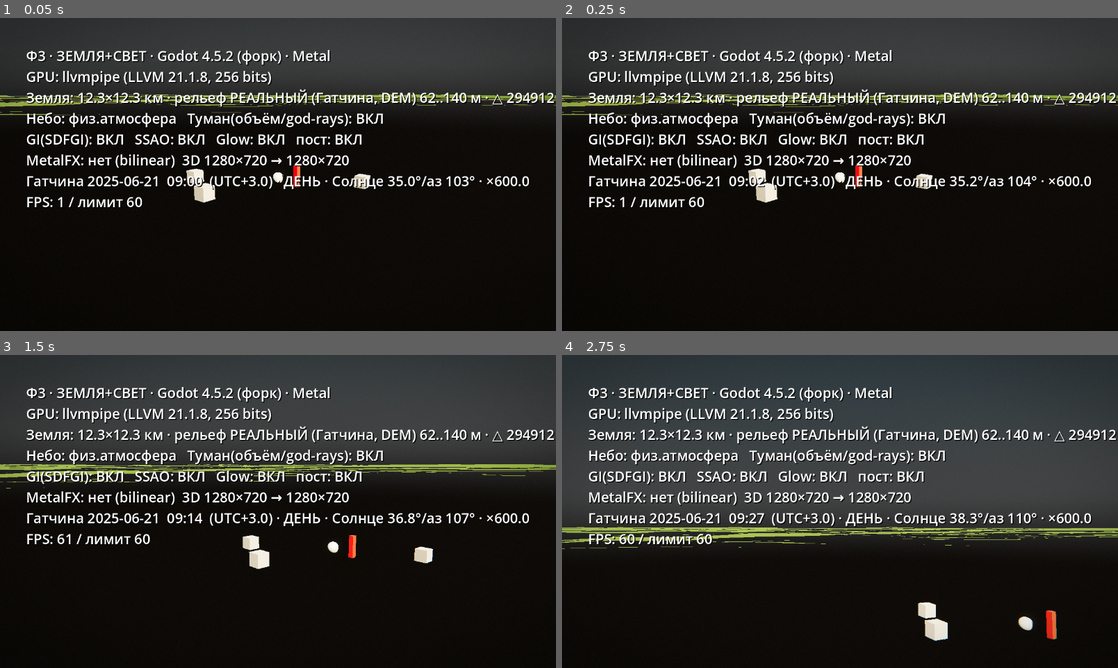
Above: before the commit, frames 1-4 (two rows, left to right).
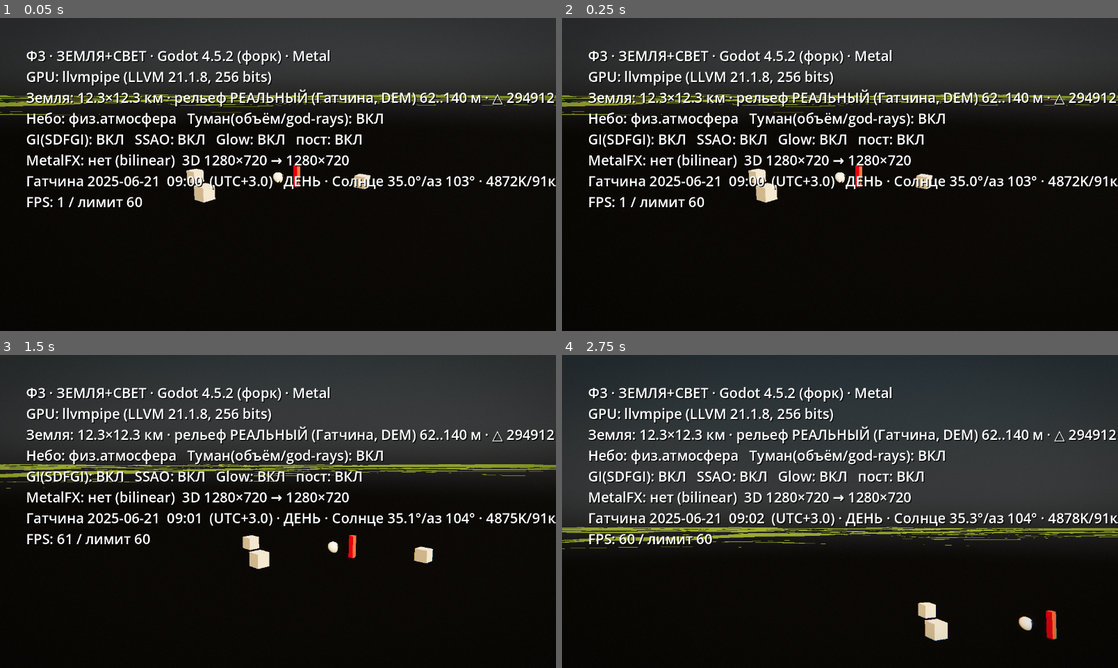
Above: after the commit, the same moments.

Repository: B760m670/mmorpg3dnew
Game: Godot game, scene res://scenes/light_stage.tscn
Same seed, same stepped clock (60 frames per second), same inputs: the game is played once before the commit and once after it.
Inputs (mouse positions are in pixels of both pictures, inside the frame that each line leads up to):
- Up to frame 1 (0.05 s): no input
- Up to frame 2 (0.25 s): no input
- Up to frame 3 (1.5 s): move the mouse to (400, 495) at 0.52 s; click (400, 495) at 0.67 s; drag from (166, 527) to (250, 574) at 1.27 s
- Up to frame 4 (2.75 s): move the mouse to (895, 442) at 2.02 s; click (895, 442) at 2.17 s

The runs differ from the first frame. In frame 1, 0.6% of the frame differs, in the area x 2-100%, y 24-59%; in frame 2, 0.7%; in frame 3, 1.8%; in frame 4, 2.2%, in the area x 0-100%, y 50-92%.

Commit message:
Солнце: ПОЛНАЯ спектральная физика прямого луча + сутки за 24 минуты
Вместо 3-канального приближения — настоящий спектральный конвейер:
- закон Планка при 5778 K, 41 отсчёт 380–780 нм
- атмосферное пропускание по каждой волне: Рэлей (τ550≈0.097, как в
  литературе) + аэрозоль Ангстрёма (α=1.3, β=0.046) + озоновая полоса
  Шаппюи (0.3 атм·см); воздушная масса Kasten–Young
- спектр → CIE XYZ (аналитические CMF Wyman–Sloan–Shirley 2013) →
  линейный sRGB; цветовая температура — McCamy; освещённость в клк с
  калибровкой на внеатмосферные 133.3 клк
- LUT по высоте Солнца (91 узел), интерполяция на кадре — бесплатно
- HUD: ЦТ и клк живьём; time_scale 600→60 (сутки = 24 минуты)

Научная проверка (--spectral-test): вакуум → 5781K (обязано 5778K —
конвейер верен); зенит 5210K/107 клк (реальность ~5200–5500K/100–110 клк);
10°→3749K; 1°→1773K/0.6 клк; монотонность ЦТ — да. СПЕКТР ВЕРЕН.

Co-Authored-By: Claude Fable 5 <noreply@anthropic.com>
Claude-Session: https://claude.ai/code/session_011pJt8xA6v8KEwtPnSYGg9D

Diff:
--- a/game2/scripts/core/world_clock.gd
+++ b/game2/scripts/core/world_clock.gd
@@ -12,7 +12,7 @@
 @export var latitude_deg: float = 59.5648      # Гатчина
 @export var longitude_deg: float = 30.1282     # восток — положительный
 @export var tz_offset_hours: float = 3.0        # для отображения местного времени
-@export var time_scale: float = 600.0           # 1 c реала = 600 c мира (сутки ≈ 2.4 мин)
+@export var time_scale: float = 60.0            # 1 c реала = 60 c мира (сутки = 24 мин)
 
 var utc_unix: float = 0.0                        # мировое время (UTC), секунды
 var sun: DirectionalLight3D                      # ведомый источник (назначается сценой)
@@ -113,41 +113,147 @@
 		sun.light_energy = ce[1]
 		sun_color_temp_k = ce[2]
 
-# --- физический свет Солнца: экстинкция Рэлея по воздушной массе ---
-# Спектр Солнца (5778 K) фильтруется атмосферой; путь через воздух (airmass)
-# растёт к горизонту → синее рассеивается сильнее → закат краснеет и слабеет.
-const BB_5778 := Vector3(1.0, 0.985, 0.955)   # чернотельник 5778 K в sRGB (норм.)
-# зенитные оптические толщи Рэлея по каналам (R~615, G~535, B~465 нм)
-const TAU_R := 0.061
-const TAU_G := 0.113
-const TAU_B := 0.209
+# --- ПОЛНАЯ СПЕКТРАЛЬНАЯ ФИЗИКА прямого солнечного луча ---
+# Спектр: закон Планка при T=5778 K, 41 отсчёт 380..780 нм.
+# Атмосфера, оптическая толща по каждой длине волны τ(λ):
+#   Рэлей: 0.008569·λ⁻⁴(1+0.0113·λ⁻²+0.00013·λ⁻⁴), λ в мкм (τ550≈0.097 — как в лит.)
+#   аэрозоль Ангстрёма: β·λ^−α (α=1.3, β=0.046 — ясный день)
+#   озон, полоса Шаппюи: пик ~602 нм, столб 0.3 атм·см
+# Пропускание T(λ)=exp(−m·τ(λ)), m — воздушная масса Kasten–Young (1989).
+# Цвет: спектр → CIE XYZ (аналитические CMF Wyman–Sloan–Shirley 2013) →
+#   линейный sRGB. Цвет. температура — McCamy (1992). Освещённость — из Y,
+#   калибровка: внеатмосферная освещённость Солнца 133.3 клк.
+# Проверка: run_spectral_test() — в вакууме конвейер обязан дать ≈5778 K.
 const SUN_BASE_ENERGY := 4.3
+const SUN_T_K := 5778.0
+const EXO_ILLUM_KLX := 133.3        # освещённость вне атмосферы, клк
+const SPEC_N := 41
+const LAM0 := 380.0
+const DLAM := 10.0
+
 var sun_color_temp_k: float = 5778.0
+var sun_direct_klx: float = 0.0      # освещённость прямым лучом (клк)
+
+var _lut_ready := false
+var _lut_col: Array[Color] = []
+var _lut_energy: PackedFloat32Array = PackedFloat32Array()
+var _lut_ct: PackedFloat32Array = PackedFloat32Array()
+var _lut_klx: PackedFloat32Array = PackedFloat32Array()
 
 func _airmass(elev_deg: float) -> float:
-	# Kasten–Young (1989): реальный путь через атмосферу, растёт к горизонту
-	var h := maxf(elev_deg, -0.5)
+	# Kasten–Young (1989): реальный путь луча через атмосферу
+	var h := maxf(elev_deg, 0.0)
 	return 1.0 / (sin(h * RAD) + 0.50572 * pow(h + 6.07995, -1.6364))
 
+func _planck(lam_nm: float) -> float:
+	# спектральная плотность излучения (относительная), T = 5778 K
+	var lam := lam_nm * 1e-9
+	return 1.0 / (pow(lam, 5.0) * (exp(0.0143877688 / (lam * SUN_T_K)) - 1.0))
+
+func _tau(lam_nm: float) -> float:
+	var um := lam_nm / 1000.0
+	var um2 := um * um
+	var rayleigh := 0.008569 / (um2 * um2) * (1.0 + 0.0113 / um2 + 0.00013 / (um2 * um2))
+	var aerosol := 0.046 * pow(um, -1.3)
+	var ozone := 0.036 * exp(-0.5 * pow((lam_nm - 602.0) / 55.0, 2.0))
+	return rayleigh + aerosol + ozone
+
+func _cmf_lobe(l: float, mu: float, s1: float, s2: float) -> float:
+	var s := s1 if l < mu else s2
+	return exp(-0.5 * pow((l - mu) / s, 2.0))
+
+func _cmf(l: float) -> Vector3:
+	# CIE 1931 2° через аналитические гауссианы (Wyman–Sloan–Shirley 2013)
+	var x := 1.056 * _cmf_lobe(l, 599.8, 37.9, 31.0) \
+		+ 0.362 * _cmf_lobe(l, 442.0, 16.0, 26.7) \
+		- 0.065 * _cmf_lobe(l, 501.1, 20.4, 26.2)
+	var y := 0.821 * _cmf_lobe(l, 568.8, 46.9, 40.5) \
+		+ 0.286 * _cmf_lobe(l, 530.9, 16.3, 31.1)
+	var z := 1.217 * _cmf_lobe(l, 437.0, 11.8, 36.0) \
+		+ 0.681 * _cmf_lobe(l, 459.0, 26.0, 13.8)
+	return Vector3(x, y, z)
+
+## интеграл спектра через атмосферу (m<0 → вакуум) → XYZ
+func _beam_xyz(m: float) -> Vector3:
+	var acc := Vector3.ZERO
+	for k in range(SPEC_N):
+		var lam := LAM0 + float(k) * DLAM
+		var s := _planck(lam)
+		if m >= 0.0:
+			s *= exp(-m * _tau(lam))
+		acc += _cmf(lam) * s
+	return acc
+
+func _xyz_to_linear_srgb(v: Vector3) -> Color:
+	var r := 3.2406 * v.x - 1.5372 * v.y - 0.4986 * v.z
+	var g := -0.9689 * v.x + 1.8758 * v.y + 0.0415 * v.z
+	var b := 0.0557 * v.x - 0.2040 * v.y + 1.0570 * v.z
+	r = maxf(r, 0.0); g = maxf(g, 0.0); b = maxf(b, 0.0)
+	var mx := maxf(r, maxf(g, b))
+	if mx <= 0.0:
+		return Color.WHITE
+	return Color(r / mx, g / mx, b / mx)
+
+func _mccamy_cct(v: Vector3) -> float:
+	var sum := v.x + v.y + v.z
+	if sum <= 0.0:
+		return 0.0
+	var x := v.x / sum
+	var y := v.y / sum
+	var n := (x - 0.3320) / (0.1858 - y)
+	return 449.0 * n * n * n + 3525.0 * n * n + 6823.3 * n + 5520.33
+
+func _ensure_lut() -> void:
+	if _lut_ready:
+		return
+	var y_vac := _beam_xyz(-1.0).y
+	var y_ref := _beam_xyz(_airmass(60.0)).y      # опорная яркость (солнце высоко)
+	_lut_col.resize(91)
+	_lut_energy.resize(91)
+	_lut_ct.resize(91)
+	_lut_klx.resize(91)
+	for e in range(91):
+		var xyz := _beam_xyz(_airmass(float(e)))
+		_lut_col[e] = _xyz_to_linear_srgb(xyz)
+		_lut_energy[e] = clampf(SUN_BASE_ENERGY * xyz.y / y_ref, 0.0, SUN_BASE_ENERGY)
+		_lut_ct[e] = _mccamy_cct(xyz)
+		_lut_klx[e] = EXO_ILLUM_KLX * xyz.y / y_vac
+	_lut_ready = true
+
 func _physical_sun(elev_deg: float) -> Array:
-	var am := _airmass(elev_deg)
-	# прямой луч = спектр Солнца × пропускание атмосферы по каналам
-	var beam := Vector3(
-		BB_5778.x * exp(-TAU_R * am),
-		BB_5778.y * exp(-TAU_G * am),
-		BB_5778.z * exp(-TAU_B * am))
-	# яркость луча относительно высокого солнца (airmass≈1.15 при ~60°)
-	var lum := 0.2126 * beam.x + 0.7152 * beam.y + 0.0722 * beam.z
-	var ref := 0.2126 * (BB_5778.x * exp(-TAU_R * 1.15)) \
-		+ 0.7152 * (BB_5778.y * exp(-TAU_G * 1.15)) \
-		+ 0.0722 * (BB_5778.z * exp(-TAU_B * 1.15))
-	var energy := clampf(SUN_BASE_ENERGY * lum / ref, 0.0, SUN_BASE_ENERGY)
-	# цвет = оттенок луча (яркость несёт энергия), ярчайший канал = 1
-	var mx := maxf(beam.x, maxf(beam.y, beam.z))
-	var col := Color(beam.x / mx, beam.y / mx, beam.z / mx)
-	# оценка цветовой температуры (для отчёта): грубо по отношению B/R
-	var ct := clampf(1800.0 + 4000.0 * (col.b / maxf(col.r, 0.001)), 1500.0, 6500.0)
+	_ensure_lut()
+	var e := clampf(elev_deg, 0.0, 90.0)
+	var i := int(floor(e))
+	var j := mini(i + 1, 90)
+	var f := e - float(i)
+	var col := _lut_col[i].lerp(_lut_col[j], f)
+	var energy := lerpf(_lut_energy[i], _lut_energy[j], f)
+	var ct := lerpf(_lut_ct[i], _lut_ct[j], f)
+	sun_direct_klx = lerpf(_lut_klx[i], _lut_klx[j], f)
 	return [col, energy, ct]
+
+## научная самопроверка спектрального конвейера — числами
+func run_spectral_test() -> void:
+	print("=== СПЕКТР-ТЕСТ: Планк 5778K × атмосфера → CIE XYZ → sRGB ===")
+	var vac := _beam_xyz(-1.0)
+	var vac_ct := _mccamy_cct(vac)
+	var ok_vac := absf(vac_ct - SUN_T_K) < 120.0
+	print("  вакуум (без атмосферы): ЦТ=%.0fK (обязано ≈5778K)  %s" % [
+		vac_ct, "OK — конвейер верен" if ok_vac else "ПРОВАЛ"])
+	_ensure_lut()
+	print("  высота☉ | возд.масса | ЦТ,K | клк | sRGB")
+	var prev_ct := 1e9
+	var mono := true
+	for e in [90, 60, 30, 20, 10, 5, 2, 1, 0]:
+		var m := _airmass(float(e))
+		var c := _lut_col[e]
+		print("  %6d° | %6.2f | %5.0f | %5.1f | (%.2f,%.2f,%.2f)" % [
+			e, m, _lut_ct[e], _lut_klx[e], c.r, c.g, c.b])
+		if _lut_ct[e] > prev_ct + 1.0:
+			mono = false
+		prev_ct = _lut_ct[e]
+	print("  ЦТ монотонно падает к горизонту: %s" % ("да" if mono else "НЕТ — ПРОВАЛ"))
+	print("  ИТОГ: %s" % ("СПЕКТР ВЕРЕН" if ok_vac and mono else "ЕСТЬ ПРОВАЛЫ"))
 
 func is_daytime() -> bool:
 	return sun_elevation_deg > -0.83
--- a/game2/scripts/world/light_stage.gd
+++ b/game2/scripts/world/light_stage.gd
@@ -24,11 +24,17 @@
 	var args := OS.get_cmdline_user_args()
 	var gi_off := "--gi-off" in args
 
-	# самопроверка астрономии числами и выход
+	# самопроверки числами и выход
 	if "--astro-test" in args:
 		var wc := WorldClock.new()
 		add_child(wc)
 		wc.run_self_test()
+		get_tree().quit()
+		return
+	if "--spectral-test" in args:
+		var wc2 := WorldClock.new()
+		add_child(wc2)
+		wc2.run_spectral_test()
 		get_tree().quit()
 		return
 
@@ -345,10 +351,12 @@
 func _clock_line() -> String:
 	if _clock == null:
 		return ""
-	return "Гатчина %s · %s · Солнце %.1f°/аз %.0f° · ×%s\n" % [
+	return "Гатчина %s · %s · Солнце %.1f°/аз %.0f° · %dK/%dклк · ×%d\n" % [
 		_clock.local_time_string(),
 		"ДЕНЬ" if _clock.is_daytime() else "НОЧЬ",
-		_clock.sun_elevation_deg, _clock.sun_azimuth_deg, str(_clock.time_scale)]
+		_clock.sun_elevation_deg, _clock.sun_azimuth_deg,
+		int(_clock.sun_color_temp_k), int(_clock.sun_direct_klx),
+		int(_clock.time_scale)]
 
 func _process(_delta: float) -> void:
 	if _post_mat != null:
